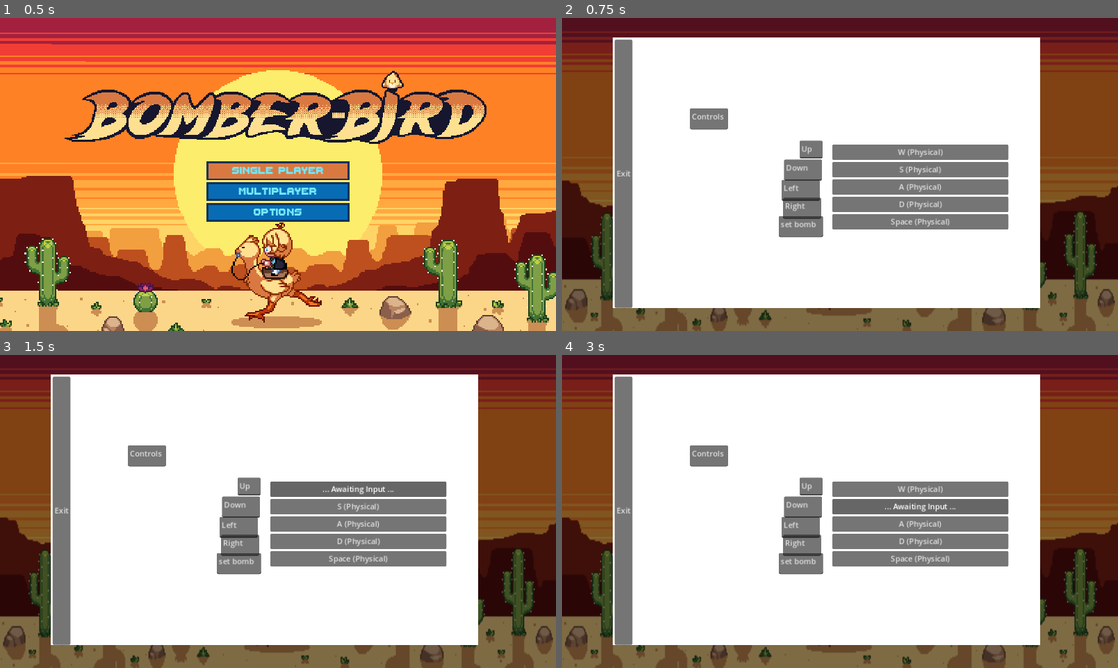
Above: before the commit, frames 1-4 (two rows, left to right).
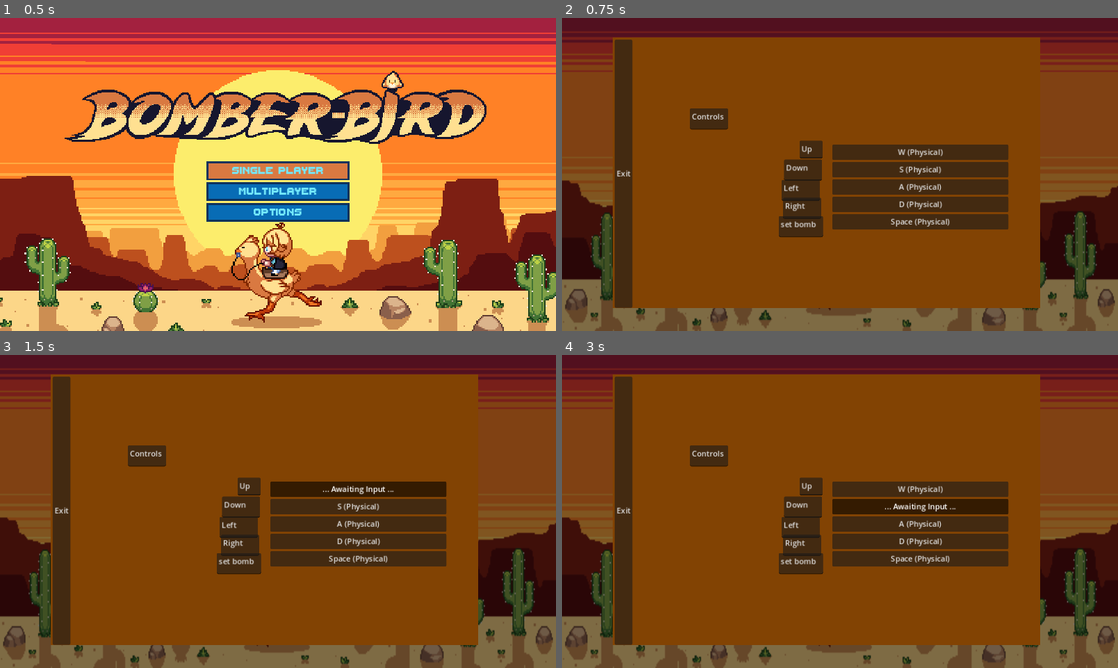
Above: after the commit, the same moments.

Repository: Dragoon-Project-Squad/bomberbird
Game: Godot game, scene res://scenes/main_menu.tscn
Same seed, same stepped clock (60 frames per second), same inputs: the game is played once before the commit and once after it. Sound files missing from this copy of the repository are replaced by a short silence.
Inputs:
- Up to frame 1 (0.5 s): no input
- Up to frame 2 (0.75 s): click "Options" at 0.5 s
- Up to frame 3 (1.5 s): click "W (Physical)" at 1.25 s
- Up to frame 4 (3 s): click "... Awaiting Input ..." at 2 s; click "S (Physical)" at 2.75 s

Frame 1 is identical in both runs. In frame 2, 66% of the frame differs, in the area x 9-86%, y 6-93%; in frame 3, 66%; in frame 4, 66%.

Commit message:
updated options canvas

Diff:
--- a/scenes/options.tscn
+++ b/scenes/options.tscn
@@ -31,6 +31,7 @@
 offset_bottom = 600.0
 
 [node name="Sprite2D" type="Sprite2D" parent="OptionsMenu/OptionsMenu3"]
+modulate = Color(0.509465, 0.262329, 0.0145314, 1)
 position = Vector2(439, 275)
 scale = Vector2(884.5, 560.5)
 texture = SubResource("CanvasTexture_50xyb")
